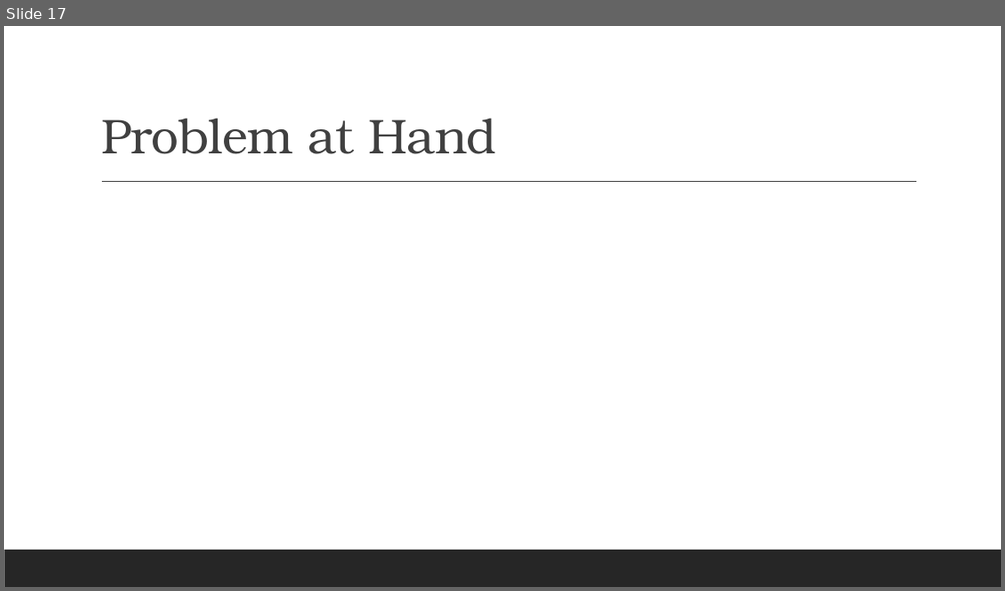
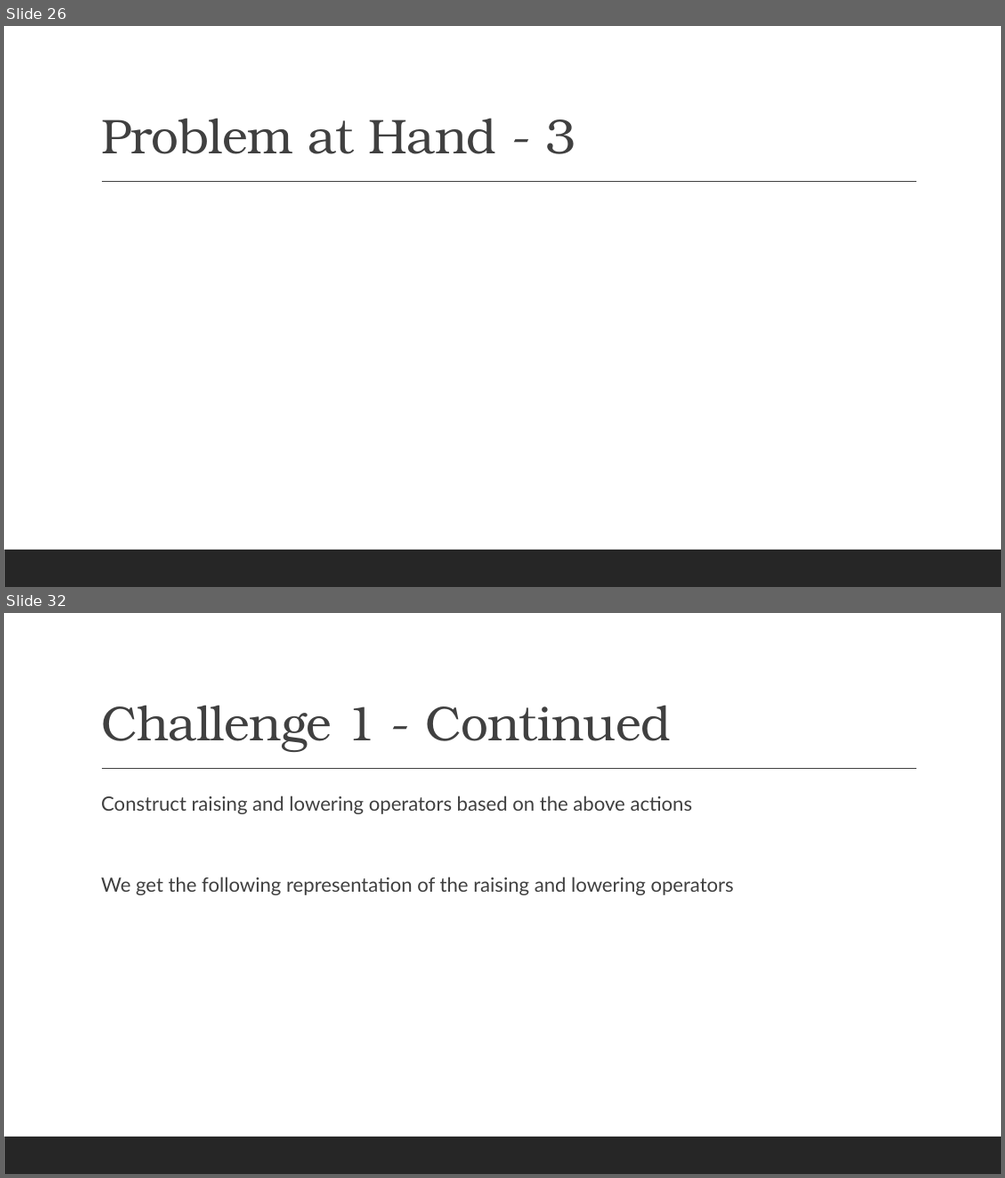
Before and after one commit to Suthendran/PHYS-437-B-Thesis, a slide deck: Electron Musical Chairs.pptx. Shown one above the other, each under a label of ours: slide 17 before the commit, slides 26 and 32 after it; the slides between them are not shown. The pictures are 1005x591 and 1005x1178 pixels, drawn with LibreOffice and Linux fonts; fonts in the diff are those of the drawing; grey boxes stand for pictures. Boxes give left, top, right and bottom in pixels: in the first picture for what was removed or moved away, otherwise in the second. Text is boxed around its words. In the diff, an @@ line names an element or a change of style, - is before the commit and + after.

```diff
--- a/Electron Musical Chairs.pptx
+++ b/Electron Musical Chairs.pptx
@@ slide 32 added at <box>4,613,1001,1174</box>, background #FFFFFF; not listed: 2 template elements that a slide beside it also shows @@
@@ title added at <box>101,705,671,752</box>, 47 pt, text #404040 @@
+Challenge 1 - Continued
@@ text added at <box>101,795,734,895</box>, 19 pt, text #404040 @@
+  Construct raising and lowering operators based on the above actions
+  We get the following representation of the raising and lowering operators
@@ what was slide 17 is now slide 26 @@
@@ slide 26 changed as well @@
@@ title at <box>101,118,575,154</box>: text changed @@
-Problem at Hand
+Problem at Hand - 3
```
Also in this commit, not shown: 7 other slides changed, 27 other slides added, 4 slides removed, 1 other file.
